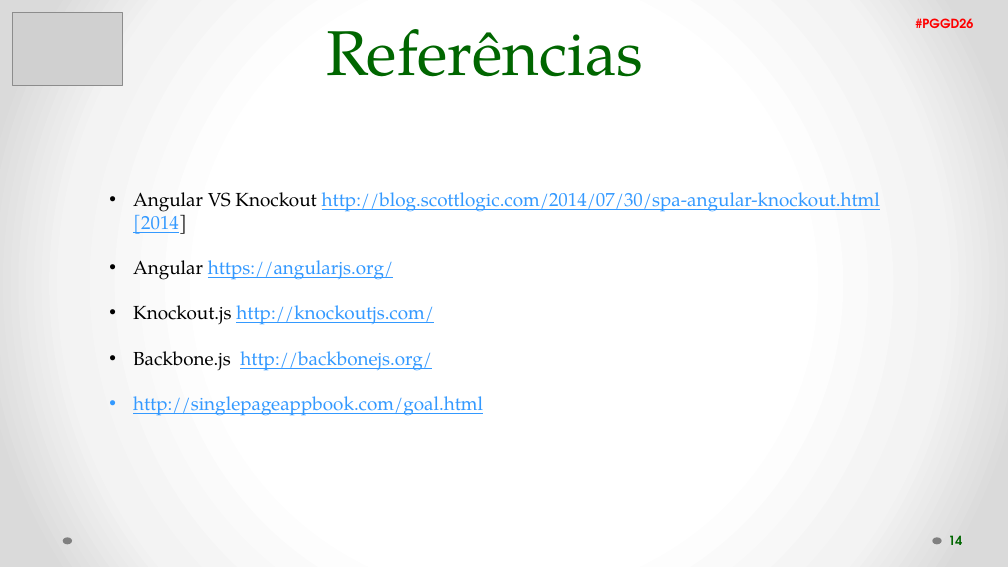
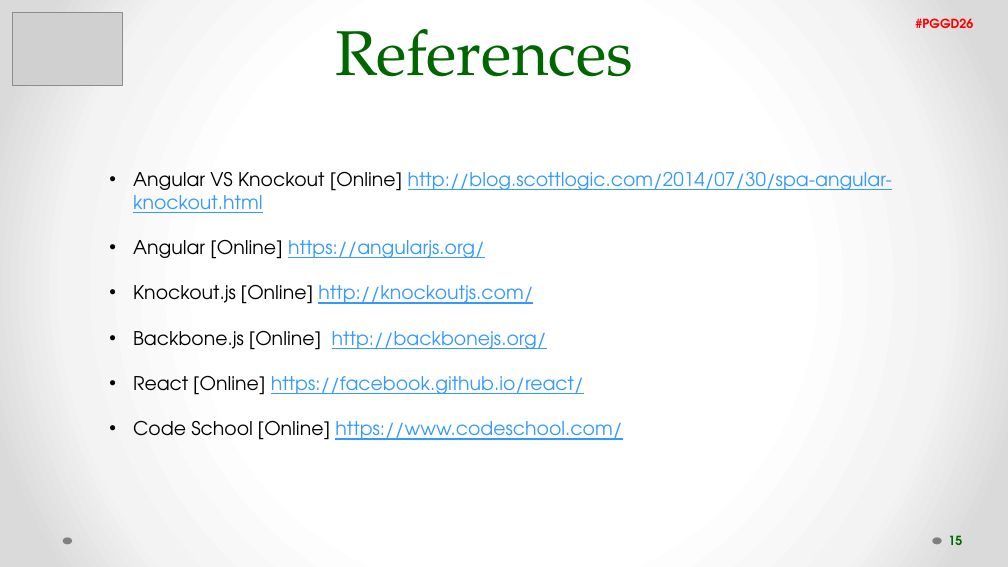
Before and after one commit to filipavm/PGGD26, a slide deck: slide 15 of The power of SPA.pptx (slide 14 before the commit). Drawn at 1008x567 pixels with LibreOffice and Linux fonts; fonts in the diff are those of the drawing; grey boxes stand for pictures. Boxes give left, top, right and bottom in pixels: in the first picture for what was removed or moved away, otherwise in the second. Text is boxed around its words. In the diff, an @@ line names an element or a change of style, - is before the commit and + after.

Commit message:
change presentation

```diff
--- a/The power of SPA.pptx
+++ b/The power of SPA.pptx
@@ text at <box>336,29,634,77</box>: text changed @@
-Referências
+References
@@ text at <box>133,171,892,440</box>: text changed; font TeX Gyre Pagella to TeX Gyre Adventor @@
-• Angular VS Knockout http://blog.scottlogic.com/2014/07/30/spa-angular-knockout.html [2014]
-• Angular https://angularjs.org/
-• Knockout.js http://knockoutjs.com/
-• Backbone.js http://backbonejs.org/
-• http://singlepageappbook.com/goal.html
+• Angular VS Knockout [Online] http://blog.scottlogic.com/2014/07/30/spa-angular-knockout.html
+• Angular [Online] https://angularjs.org/
+• Knockout.js [Online] http://knockoutjs.com/
+• Backbone.js [Online] http://backbonejs.org/
+• React [Online] https://facebook.github.io/react/
+• Code School [Online] https://www.codeschool.com/
@@ page number at <box>948,535,962,545</box>: text changed @@
-14
+15
```
Also in this commit, not shown: 10 other slides changed, 3 slides added, 1 slide removed.
